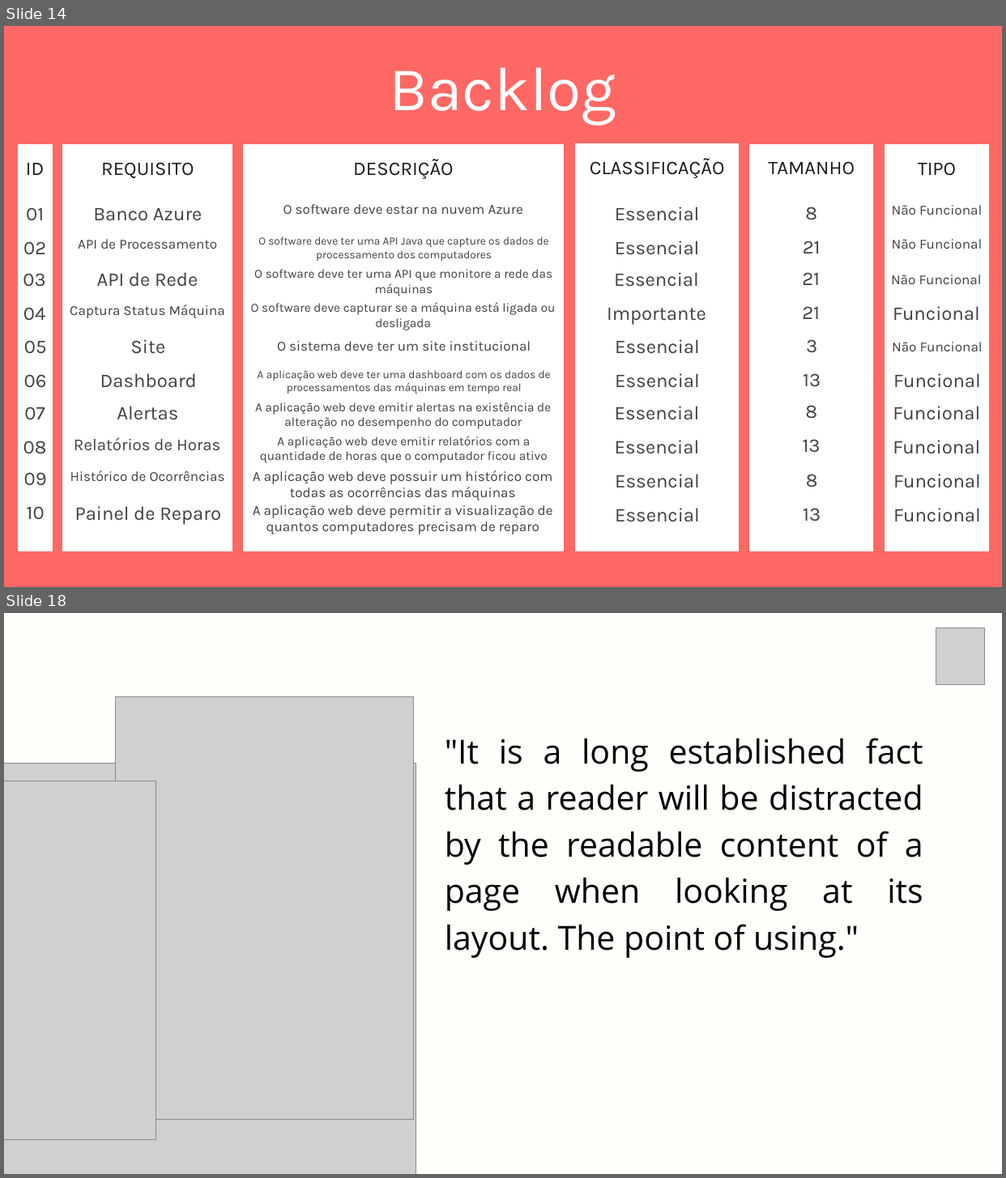
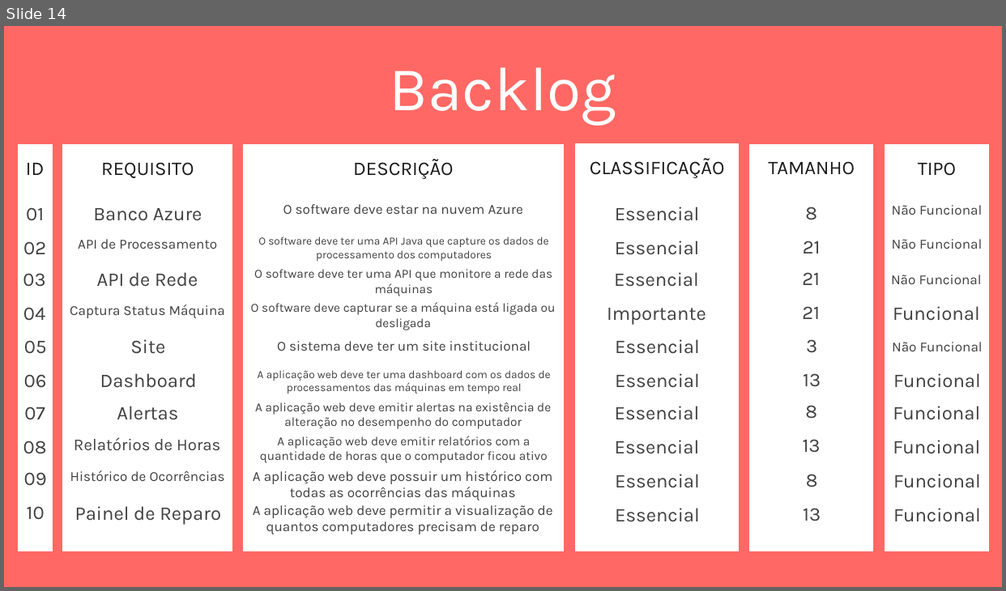
Before and after one commit to christian-raphael/Pyxis, a slide deck: Documentação/Pyxis.pptx. Shown one above the other, each under a label of ours: slides 14 and 18 before the commit, slide 14 after it; the slides between them are not shown. The pictures are 1006x1178 and 1006x591 pixels, drawn with LibreOffice and Linux fonts; fonts in the diff are those of the drawing; grey boxes stand for pictures. Boxes give left, top, right and bottom in pixels: in the first picture for what was removed or moved away, otherwise in the second. Text is boxed around its words. In the diff, an @@ line names an element or a change of style, - is before the commit and + after.

```diff
--- a/Documentação/Pyxis.pptx
+++ b/Documentação/Pyxis.pptx
@@ slide 18 removed at (x1=4, y1=613, x2=1002, y2=1174), background #FFFEFB @@
@@ picture removed at (x1=936, y1=628, x2=984, y2=684) @@
@@ picture removed at (x1=115, y1=696, x2=413, y2=1119) @@
@@ text removed at (x1=445, y1=738, x2=923, y2=958) @@
-"It is a long established fact that a reader will be distracted by the readable content of a page when looking at its layout. The point of using."
@@ picture removed at (x1=4, y1=763, x2=415, y2=1174) @@
@@ picture removed at (x1=4, y1=781, x2=155, y2=1139) @@
```
Also in this commit, not shown: 3 slides changed, 2 slides added, 1 other slide removed.
